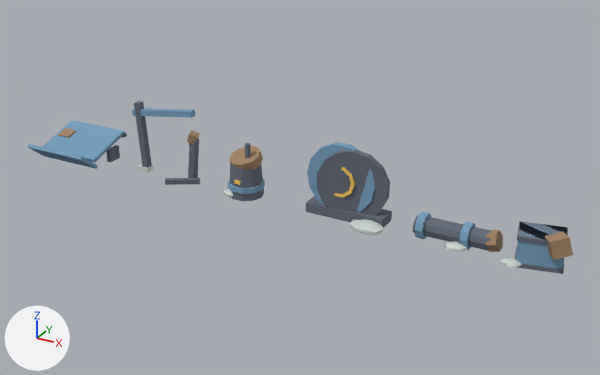
A saved change to the OBJ model Assets/ModelFactory/Models/DL-010/model.obj.
Before and after are seen from a 50 mm lens placed at (11.84, -20.22, 10.75), pointed at (0.71, 0.02, 0.62). Arrows for +X, +Y and +Z are at lower left; the lights stay in place. The older version comes first. Where no turn or scale is listed for an object, it has been applied to the vertices.

The scene before the commit, as lines of its bpy script (objects in view):
```python
ob_dl010_wreckageset_amber_accent = bpy.data.objects.new('DL010_WreckageSet_amber_accent', me_dl010_wreckageset_amber_accent)
ob_dl010_wreckageset_amber_accent.location = (0.0, 0.0, 0.0)
ob_dl010_wreckageset_corrosion = bpy.data.objects.new('DL010_WreckageSet_corrosion', me_dl010_wreckageset_corrosion)
ob_dl010_wreckageset_corrosion.location = (0.0, 0.0, 0.0)
ob_dl010_wreckageset_faded_blue = bpy.data.objects.new('DL010_WreckageSet_faded_blue', me_dl010_wreckageset_faded_blue)
ob_dl010_wreckageset_faded_blue.location = (0.0, 0.0, 0.0)
ob_dl010_wreckageset_metal_dark = bpy.data.objects.new('DL010_WreckageSet_metal_dark', me_dl010_wreckageset_metal_dark)
ob_dl010_wreckageset_metal_dark.location = (0.0, 0.0, 0.0)
ob_dl010_wreckageset_mineral = bpy.data.objects.new('DL010_WreckageSet_mineral', me_dl010_wreckageset_mineral)
ob_dl010_wreckageset_mineral.location = (0.0, 0.0, 0.0)
```
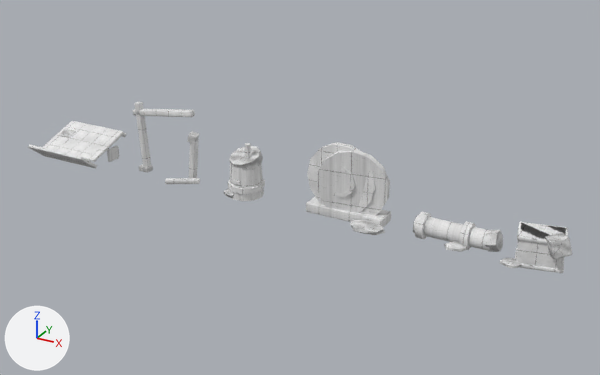
What differs and where, as boxes [x1, y1, x2, y2] in the pictures (600 x 375 px):
```json
{"object": "DL010_WreckageSet_metal_dark", "change": "surface changed", "before": [107, 102, 568, 273], "after": [107, 102, 568, 273]}
{"object": "DL010_WreckageSet_faded_blue", "change": "surface changed", "before": [28, 109, 564, 269], "after": [28, 109, 564, 269]}
{"object": "DL010_WreckageSet_corrosion", "change": "surface changed", "before": [59, 129, 573, 259], "after": [59, 129, 573, 259]}
{"object": "DL010_WreckageSet_amber_accent", "change": "surface changed", "before": [234, 167, 355, 198], "after": [234, 167, 355, 198]}
```

The change, as JSON lines over the scene's bpy script:
```json
{"op": "add", "block": "img_detail_metal_png", "code": ["img_detail_metal_png = load_image('detail_metal.png', 'textures/detail_metal.png', 256, 256, 'sRGB')"]}
{"op": "add", "block": "img_detail_panel_png", "code": ["img_detail_panel_png = load_image('detail_panel.png', 'textures/detail_panel.png', 256, 256, 'sRGB')"]}
{"op": "add", "block": "img_detail_rock_png", "code": ["img_detail_rock_png = load_image('detail_rock.png', 'textures/detail_rock.png', 256, 256, 'sRGB')"]}
{"op": "remove", "block": "mat_amber_accent", "code": "mat_amber_accent.base_color = (0.93, 0.58, 0.1)  # yellow #f7c859"}
{"op": "add", "block": "mat_amber_accent", "code": "mat_amber_accent.texture = img_detail_panel_png"}
{"op": "remove", "block": "mat_corrosion", "code": "mat_corrosion.base_color = (0.36, 0.23, 0.13)  # brown #a28465"}
{"op": "add", "block": "mat_corrosion", "code": "mat_corrosion.texture = img_detail_rock_png"}
{"op": "remove", "block": "mat_faded_blue", "code": "mat_faded_blue.base_color = (0.18, 0.34, 0.5)  # blue #769ebc"}
{"op": "add", "block": "mat_faded_blue", "code": "mat_faded_blue.texture = img_detail_panel_png"}
{"op": "remove", "block": "mat_metal_dark", "code": "mat_metal_dark.base_color = (0.13, 0.15, 0.19)  # greyish blue #656c79"}
{"op": "add", "block": "mat_metal_dark", "code": "mat_metal_dark.texture = img_detail_metal_png"}
```
